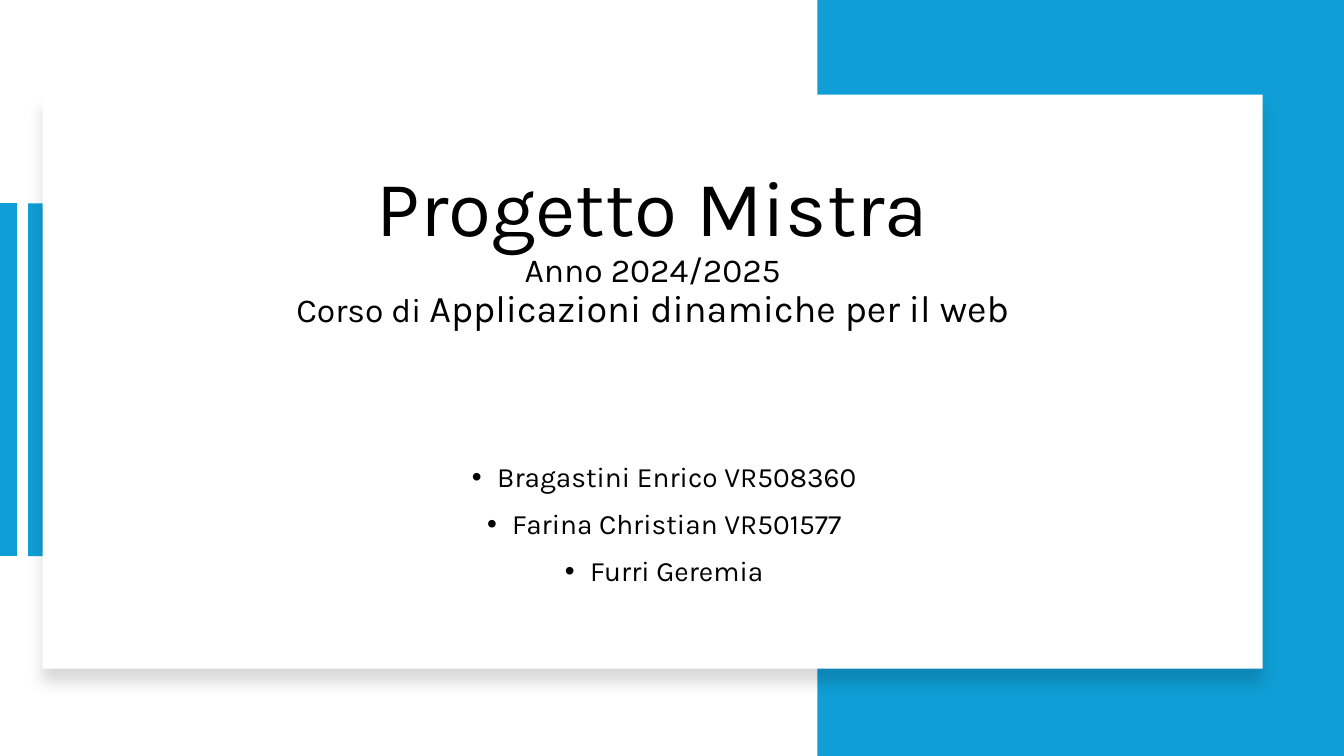
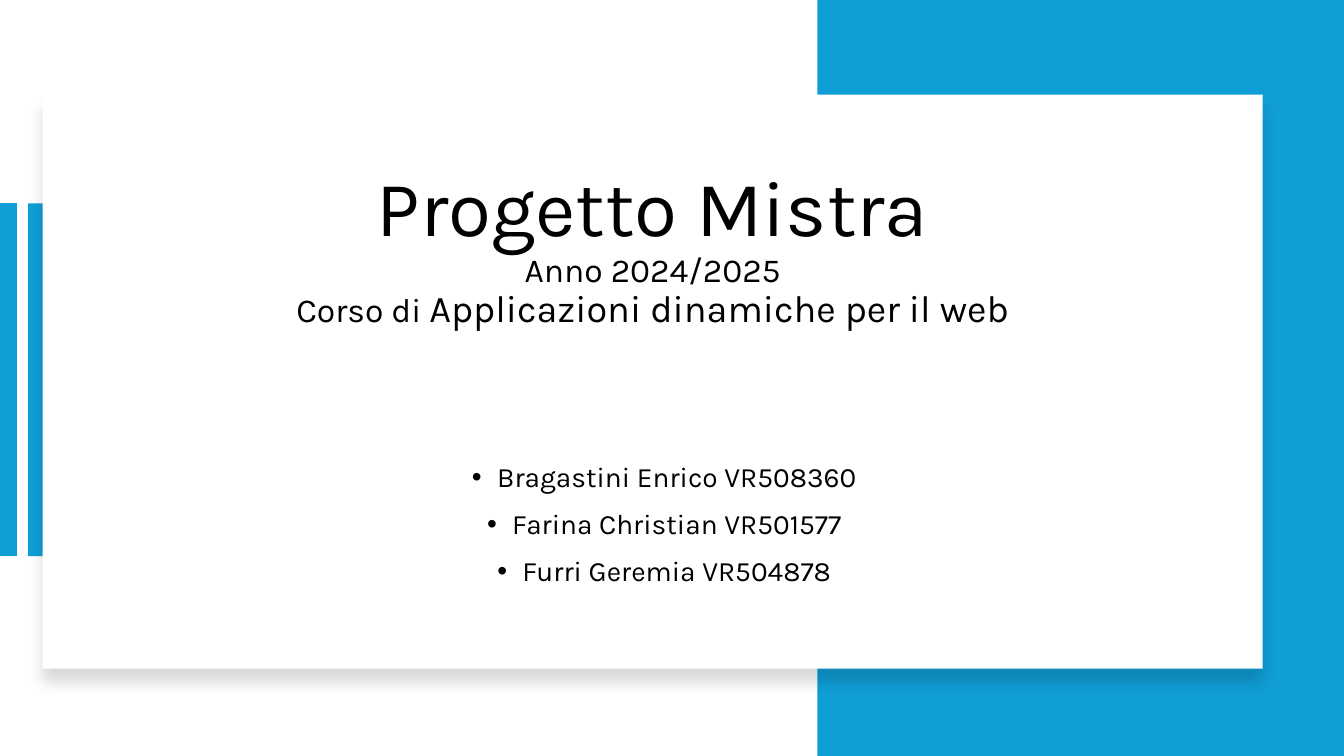
Before and after one commit to FarinaChristian/appDinamiche, a slide deck: slide 1 of slide.pptx. Drawn at 1344x756 pixels with LibreOffice and Linux fonts; fonts in the diff are those of the drawing. Boxes give left, top, right and bottom in pixels: in the first picture for what was removed or moved away, otherwise in the second. Text is boxed around its words. In the diff, an @@ line names an element or a change of style, - is before the commit and + after.

```diff
--- a/slide.pptx
+++ b/slide.pptx
@@ subtitle at bbox=[522, 561, 831, 582]: text changed @@
-• Furri Geremia
+• Furri Geremia VR504878
```
Also in this commit, not shown: 1 other slide changed.
